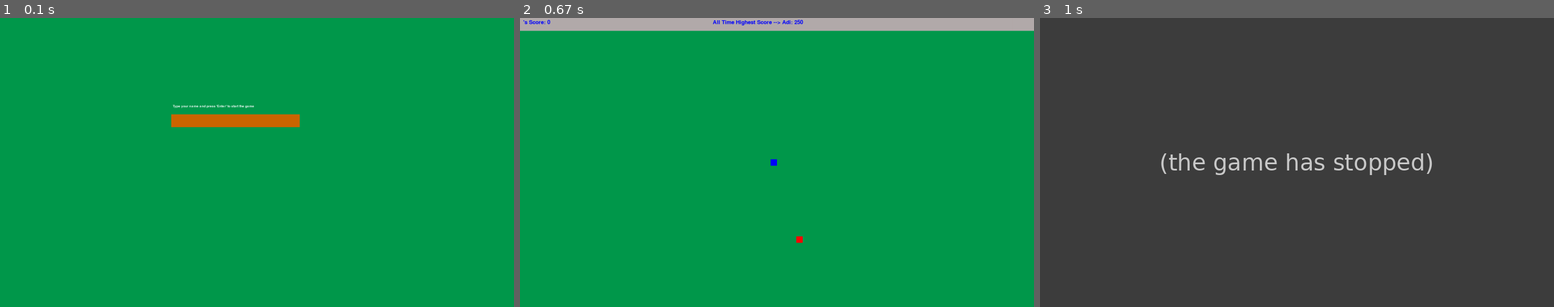
Above: before the commit, frames 1-3 (left to right).
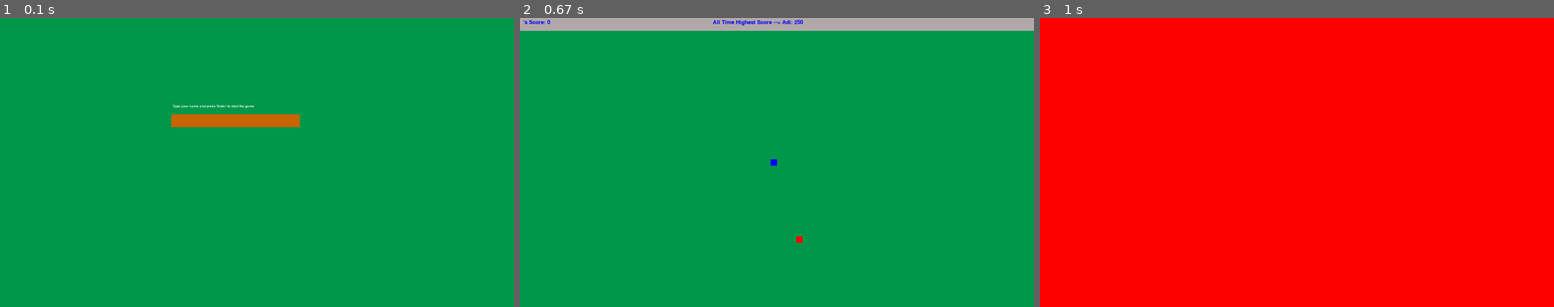
Above: after the commit, the same moments.

Repository: xAdrianCx/PYGAME---SNAKE
Game: pygame game, started from main.py
The game is run twice, just before and just after one commit, with the same random seed, the same clock (stepped at 60 frames per second) and the same inputs.
Inputs:
- Up to frame 1 (0.1 s): no input
- Up to frame 2 (0.67 s): tap Enter at 0.33 s
- Up to frame 3 (1 s): hold P from 0.67 s (still down); hold Right from 0.67 s (still down)

Frames 1-2 are identical in both runs. In frame 3, 100% of the frame differs, in the area x 0-100%, y 0-100%.
Before the commit the program exited at 0.75 s; later frames show no game.

Commit message:
Reworked a bit of logic. Still needs rework

Diff:
--- a/game_functions.py
+++ b/game_functions.py
@@ -18,8 +18,10 @@
             if event.key == pygame.K_RIGHT:
                 snake.key_pressed = pygame.K_RIGHT
             if event.key == pygame.K_p:
-                ask_for_username(gs, screen, pnb)
-
+                # To be continued
+                while True:
+                    screen.fill((255, 0, 0))
+                    pygame.display.flip()
 
             if event.key == pygame.K_RETURN:
                 pnb.player_name_list.append(pnb.player_name)
@@ -69,24 +71,20 @@
 
 def ask_for_username(gs, screen, pnb):
     """ Prompt for a username to be able to track the score."""
-    gs.game_running = False
-    if len(pnb.player_name_list) <= 0:
-        screen.fill(gs.bg_color)
-        pnb.draw_player_name_box()
-        pygame.display.flip()
+    screen.fill(gs.bg_color)
+    pnb.draw_player_name_box()
+    pygame.display.flip()
+    if len(pnb.player_name_list) > 0:
+        gs.game_running = True
+        gs.game_active = False
 
 
 def draw_screen(gs, screen, clock, snake, bait, sb, pnb):
     """ Draw everything to screen."""
-    if len(pnb.player_name_list) <= 0:
-        screen.fill(gs.bg_color)
-        pnb.draw_player_name_box()
-        pygame.display.flip()
-    else:
-        screen.fill(gs.bg_color)
-        sb.draw_score(pnb)
-        bait.draw_bait()
-        snake.draw_snake()
-        snake.update(sb)
-        clock.tick(gs.game_speed)
-        pygame.display.flip()
+    screen.fill(gs.bg_color)
+    sb.draw_score(pnb)
+    bait.draw_bait()
+    snake.draw_snake()
+    snake.update(sb)
+    clock.tick(gs.game_speed)
+    pygame.display.flip()
--- a/main.py
+++ b/main.py
@@ -36,11 +36,14 @@
     bait = Bait(gs, screen, sb)
 
     # Main loop.
+    while gs.game_active:
+        gf.check_key_pressed(gs, screen, snake, pnb)
+        gf.ask_for_username(gs, screen, pnb)
+        pygame.display.flip()
     while gs.game_running:
         gf.check_key_pressed(gs, screen, snake, pnb)
         gf.draw_screen(gs, screen, clock, snake, bait, sb, pnb)
         gf.update_snake_length(gs, snake, bait, sb, pnb)
         gf.check_snake_screen_collisions(snake, sb)
 
-
 run_game()
--- a/settings.py
+++ b/settings.py
@@ -21,4 +21,5 @@
 
     # Increase game speed.
     game_speed = 20
-    game_running = True
+    game_active = True
+    game_running = False
